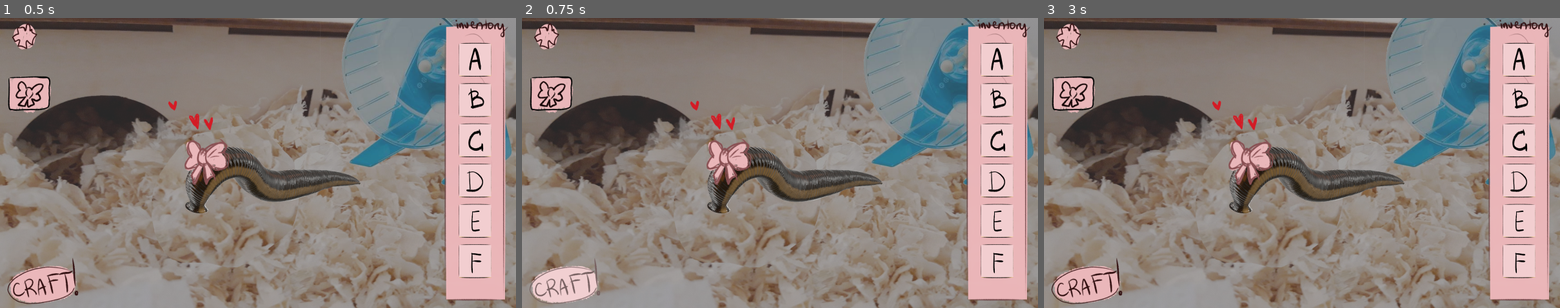
Above: before the commit, frames 1-3 (left to right).
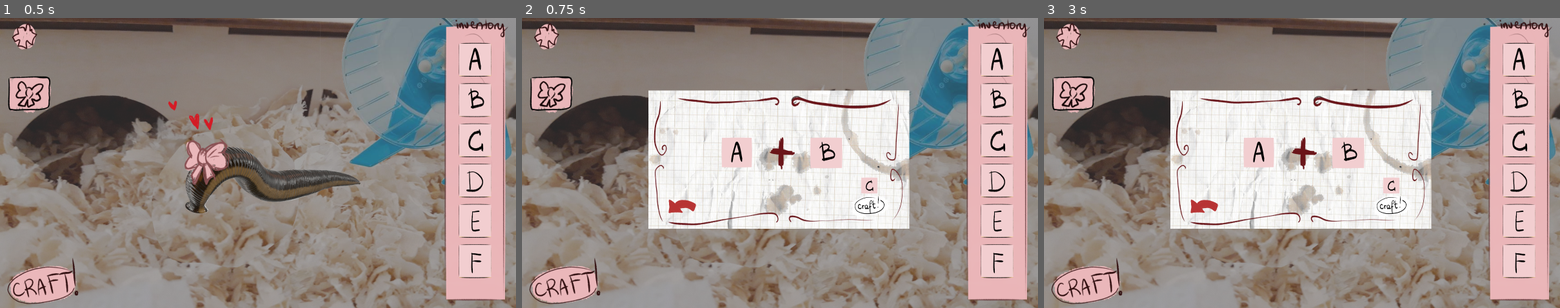
Above: after the commit, the same moments.

Repository: Kohuke123/GameJam
Game: Godot game, scene res://scenes/Gameplay.tscn
Two runs of this game, one before a commit and one after it. Both use one fixed random seed, a clock stepped at 60 frames per second and the inputs below. The project has no main scene, so this scene is started directly.
Inputs (mouse positions are in pixels of both pictures, inside the frame that each line leads up to):
- Up to frame 1 (0.5 s): no input
- Up to frame 2 (0.75 s): click (568, 281) at 0.5 s
- Up to frame 3 (3 s): click (1203, 206) at 1.27 s; click (1090, 281) at 2 s; click (1389, 203) at 2.77 s

Frame 1 is identical in both runs. In frame 2, 24% of the frame differs, in the area x 1-76%, y 24-99%; in frame 3, 24%.

Commit message:
quality improvements

Diff:
--- a/project.godot
+++ b/project.godot
@@ -14,6 +14,10 @@
 config/features=PackedStringArray("4.3", "Forward Plus")
 config/icon="res://icon.svg"
 
+[autoload]
+
+GlobalVariables="*res://scripts/global_variables.gd"
+
 [display]
 
 window/size/viewport_width=2560
@@ -23,3 +27,10 @@
 [dotnet]
 
 project/assembly_name="Leech Game (OPPOSITES THEME)"
+
+[shader_globals]
+
+craftEnabled={
+"type": "bool",
+"value": true
+}
--- a/scenes/Gameplay.tscn
+++ b/scenes/Gameplay.tscn
@@ -6,6 +6,7 @@
 [ext_resource type="Texture2D" uid="uid://c0dawlj3hkdjr" path="res://assets/Без названия505_20250328132549.png" id="4_xpqau"]
 [ext_resource type="Texture2D" uid="uid://dl74otgyo6h0e" path="res://assets/craftHover.png" id="5_42jlh"]
 [ext_resource type="Texture2D" uid="uid://dhs6b2rooq1rn" path="res://assets/Без названия505_20250328132600.png" id="5_r37i3"]
+[ext_resource type="Texture2D" uid="uid://der1ub4y4fysn" path="res://assets/craftPressed.png" id="5_y4nlq"]
 [ext_resource type="Texture2D" uid="uid://bmfr2b80puvep" path="res://assets/Без названия507_20250328153424.png" id="6_p260l"]
 [ext_resource type="Texture2D" uid="uid://cvrwnbj5o2cmt" path="res://assets/Без названия505_20250328132614.png" id="6_t7uw7"]
 [ext_resource type="Texture2D" uid="uid://jamcjen8wfv6" path="res://assets/Без названия505_20250328133439.png" id="6_xlsmd"]
@@ -16,6 +17,7 @@
 [ext_resource type="Texture2D" uid="uid://daa8bxuid6v2t" path="res://assets/Без названия507_20250328151815.png" id="11_kd0yo"]
 [ext_resource type="Texture2D" uid="uid://cli72j16gxh1h" path="res://assets/Без названия505_20250328132604.png" id="11_wywar"]
 [ext_resource type="Texture2D" uid="uid://dipe3b80jp5kw" path="res://assets/Без названия507_20250328151819.png" id="12_cikdo"]
+[ext_resource type="PackedScene" uid="uid://cn515bw4u5tsq" path="res://scenes/alchemy_window.tscn" id="17_dsf33"]
 
 [node name="Node2D" type="Node2D"]
 script = ExtResource("1_vfc4k")
@@ -35,7 +37,9 @@
 offset_right = -836.0
 offset_bottom = 721.0
 texture_normal = ExtResource("4_xpqau")
+texture_pressed = ExtResource("5_y4nlq")
 texture_hover = ExtResource("5_42jlh")
+texture_disabled = ExtResource("4_xpqau")
 
 [node name="InventoryBG" type="Sprite2D" parent="."]
 position = Vector2(1085.5, -0.616567)
@@ -114,3 +118,14 @@
 [node name="Bow" type="Sprite2D" parent="BowToggle"]
 position = Vector2(909, 239)
 texture = ExtResource("11_wywar")
+
+[node name="AlchemyWindow" parent="." instance=ExtResource("17_dsf33")]
+offset_left = -652.0
+offset_top = -360.0
+offset_right = -652.0
+offset_bottom = -360.0
+scale = Vector2(1.01054, 0.954344)
+size_flags_horizontal = 4
+size_flags_vertical = 4
+
+[connection signal="pressed" from="CRAFT" to="." method="_on_craft_pressed"]
--- a/scenes/alchemy_window.tscn
+++ b/scenes/alchemy_window.tscn
@@ -1,9 +1,13 @@
-[gd_scene load_steps=8 format=3 uid="uid://cn515bw4u5tsq"]
+[gd_scene load_steps=12 format=3 uid="uid://cn515bw4u5tsq"]
 
+[ext_resource type="Script" path="res://scripts/alchemy_window.gd" id="1_qbr8j"]
 [ext_resource type="Texture2D" uid="uid://d2w4ndrs6whw4" path="res://assets/photo_2025-03-28_13-37-05.jpg" id="1_t01k8"]
 [ext_resource type="Texture2D" uid="uid://mscle020gyji" path="res://assets/Без названия505_20250328133709.png" id="2_ru1yd"]
 [ext_resource type="Texture2D" uid="uid://bxbapyapv56l0" path="res://assets/Без названия505_20250328142545 (2).png" id="3_bbntn"]
+[ext_resource type="Script" path="res://scripts/back_button.gd" id="4_4163t"]
+[ext_resource type="Texture2D" uid="uid://5p4ndj455fdy" path="res://assets/backPressed.png" id="4_kge4m"]
 [ext_resource type="Texture2D" uid="uid://mwe3um4hdoso" path="res://assets/Без названия505_20250328133448.png" id="4_oaihe"]
+[ext_resource type="Texture2D" uid="uid://dstnuwdf3qfmi" path="res://assets/backHover.png" id="5_2jbkv"]
 [ext_resource type="Texture2D" uid="uid://dbdghahfnfx4" path="res://assets/Без названия505_20250328133325.png" id="5_51bmh"]
 [ext_resource type="Texture2D" uid="uid://jamcjen8wfv6" path="res://assets/Без названия505_20250328133439.png" id="6_n05v0"]
 [ext_resource type="Texture2D" uid="uid://cshqfxxxgygyy" path="res://assets/Без названия505_20250328133458.png" id="7_cqy1v"]
@@ -11,6 +15,7 @@
 [node name="AlchemyWindow" type="Control"]
 layout_mode = 3
 anchors_preset = 0
+script = ExtResource("1_qbr8j")
 
 [node name="TextureRect" type="TextureRect" parent="."]
 layout_mode = 0
@@ -27,9 +32,14 @@
 rotation = -0.785398
 scale = Vector2(0.4, 0.4)
 texture_normal = ExtResource("2_ru1yd")
+texture_pressed = ExtResource("4_kge4m")
+texture_hover = ExtResource("5_2jbkv")
+texture_disabled = ExtResource("2_ru1yd")
 flip_h = true
+script = ExtResource("4_4163t")
 
 [node name="ConfirmCraftButton" type="TextureButton" parent="TextureRect"]
+layout_mode = 0
 offset_left = 972.0
 offset_top = 516.0
 offset_right = 1537.0
@@ -38,6 +48,7 @@
 texture_normal = ExtResource("3_bbntn")
 
 [node name="combine2" type="TextureRect" parent="TextureRect"]
+layout_mode = 0
 offset_left = 770.0
 offset_top = 220.0
 offset_right = 1182.0
@@ -46,6 +57,7 @@
 texture = ExtResource("4_oaihe")
 
 [node name="TextureRect2" type="TextureRect" parent="TextureRect"]
+layout_mode = 0
 offset_left = 554.0
 offset_top = 220.0
 offset_right = 966.0
@@ -54,6 +66,7 @@
 texture = ExtResource("5_51bmh")
 
 [node name="combine1" type="TextureRect" parent="TextureRect"]
+layout_mode = 0
 offset_left = 329.0
 offset_top = 220.0
 offset_right = 741.0
@@ -62,9 +75,12 @@
 texture = ExtResource("6_n05v0")
 
 [node name="TextureRect" type="TextureRect" parent="TextureRect"]
+layout_mode = 0
 offset_left = 1032.0
 offset_top = 444.0
 offset_right = 1444.0
 offset_bottom = 857.0
 scale = Vector2(0.25, 0.25)
 texture = ExtResource("7_cqy1v")
+
+[connection signal="pressed" from="TextureRect/BackButton" to="." method="_on_back_button_pressed"]
--- /dev/null
+++ b/scripts/alchemy_window.gd
@@ -0,0 +1,18 @@
+extends Control
+
+
+
+# Called when the node enters the scene tree for the first time.
+func _ready() -> void:
+	pass # Replace with function body.
+
+
+# Called every frame. 'delta' is the elapsed time since the previous frame.
+func _process(delta: float) -> void:
+	pass
+
+
+func _on_back_button_pressed() -> void:
+	visible = false
+	print("alchemy hidden")
+	GlobalVariables.craftEnable = true
--- /dev/null
+++ b/scripts/back_button.gd
@@ -0,0 +1,3 @@
+extends TextureButton
+
+signal enable_craft_button
--- a/scripts/gameplay.gd
+++ b/scripts/gameplay.gd
@@ -1,8 +1,11 @@
 extends Node2D
 
+var craft_window
 
 # Called when the node enters the scene tree for the first time.
 func _ready() -> void:
+	craft_window = $AlchemyWindow
+	craft_window.visible = false
 	get_window().set_size(Vector2(16*50, 9*50))
 
 	var posCenter = Vector2()
@@ -11,4 +14,13 @@
 
 # Called every frame. 'delta' is the elapsed time since the previous frame.
 func _process(delta: float) -> void:
-	pass
+	if GlobalVariables.craftEnable == true and $CRAFT.disabled == true:
+		$CRAFT.disabled = false
+
+
+func _on_craft_pressed() -> void:
+	if GlobalVariables.craftEnable == true:
+		craft_window.visible = true
+		print("alchemy shown")
+		$CRAFT.disabled = true
+		GlobalVariables.craftEnable = false
--- /dev/null
+++ b/scripts/global_variables.gd
@@ -0,0 +1,3 @@
+extends Node
+
+var craftEnable := true
Binary file added: assets/backHover.png
Not shown, added: assets/backHover.png.import
Binary file added: assets/backPressed.png
Not shown, added: assets/backPressed.png.import
Binary file added: assets/craftPressed.png
Not shown, added: assets/craftPressed.png.import
Not shown: 1 places in scenes/Gameplay.tscn that only renumber resources
Not shown, added: assets/backPressed.png-autosave.kra
Not shown, added: assets/craftPressed.png-autosave.kra
